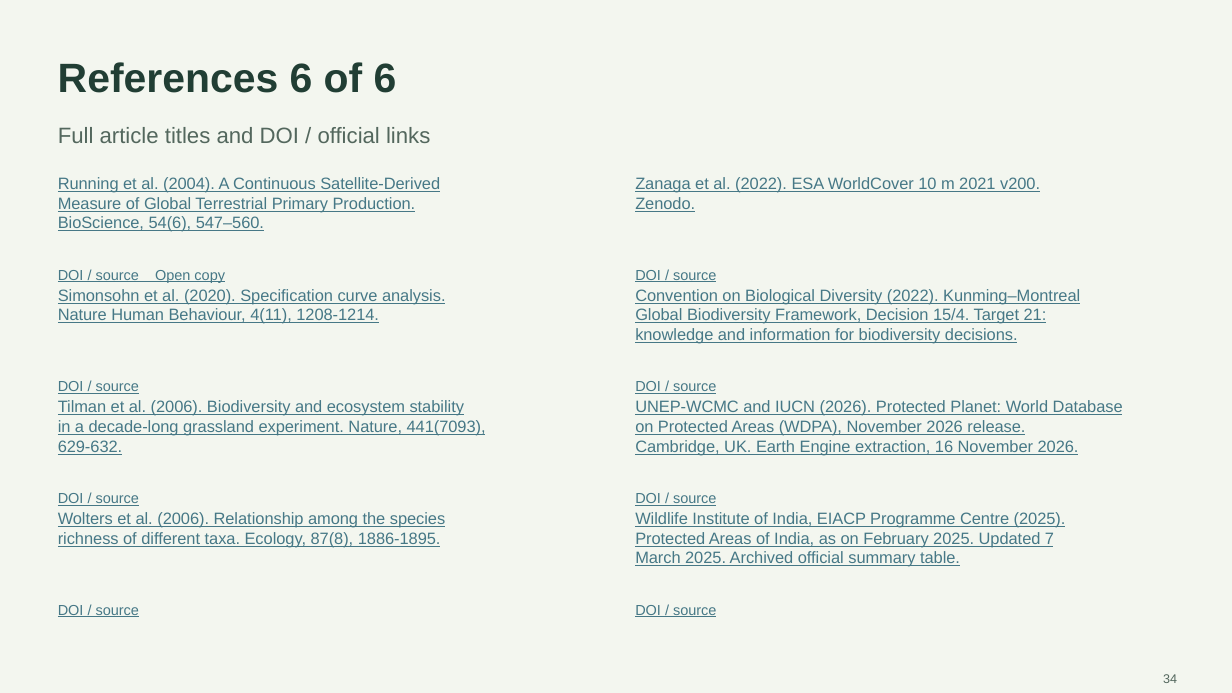
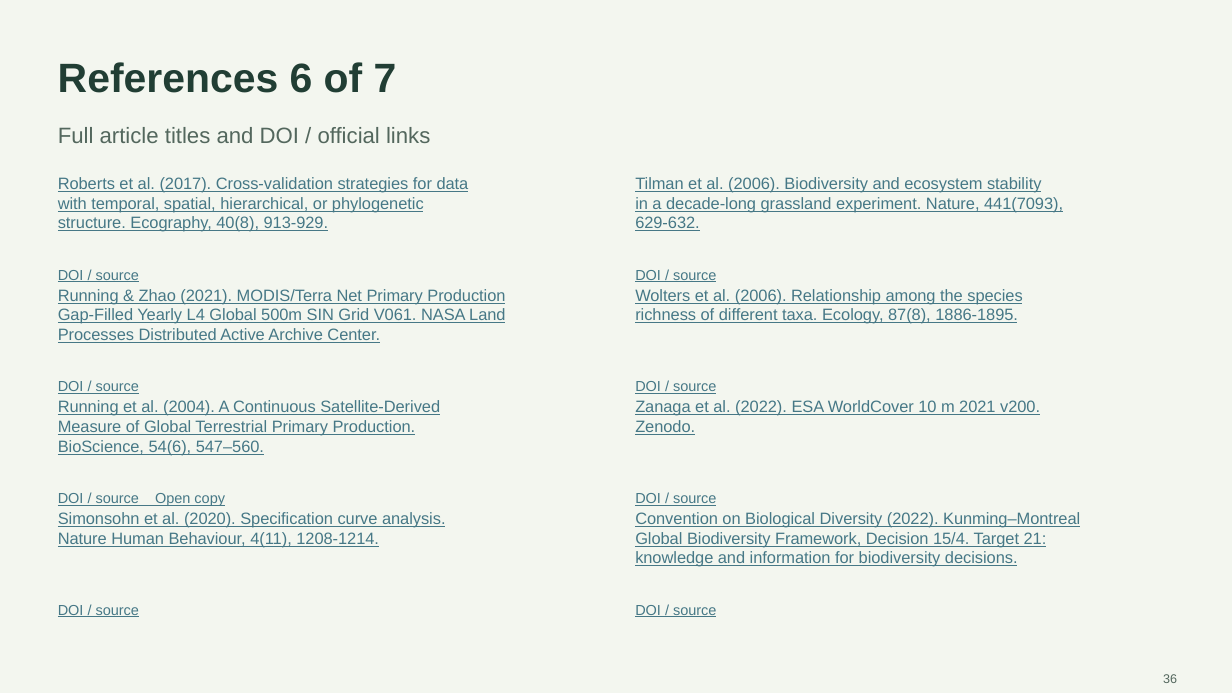
Before and after one commit to Devansh061105/Course-Project-EVST, a slide deck: slide 36 of presentation/final/Final_Evaluation_Biodiversity_Productivity.pptx (slide 34 before the commit). Drawn at 1232x693 pixels with LibreOffice and Linux fonts; fonts in the diff are those of the drawing. Boxes give left, top, right and bottom in pixels: in the first picture for what was removed or moved away, otherwise in the second. Text is boxed around its words. In the diff, an @@ line names an element or a change of style, - is before the commit and + after.

```diff
--- a/presentation/final/Final_Evaluation_Biodiversity_Productivity.pptx
+++ b/presentation/final/Final_Evaluation_Biodiversity_Productivity.pptx
@@ text at [58,62,397,93]: text changed @@
-References 6 of 6
+References 6 of 7
@@ text at [58,177,469,232]: text changed @@
-Running et al. (2004). A Continuous Satellite-Derived
-Measure of Global Terrestrial Primary Production.
-BioScience, 54(6), 547–560.
+Roberts et al. (2017). Cross‐validation strategies for data
+with temporal, spatial, hierarchical, or phylogenetic
+structure. Ecography, 40(8), 913-929.
@@ text at [635,177,1063,231]: text changed @@
-Zanaga et al. (2022). ESA WorldCover 10 m 2021 v200.
-Zenodo.
+Tilman et al. (2006). Biodiversity and ecosystem stability
+in a decade-long grassland experiment. Nature, 441(7093),
+629-632.
@@ text at [58,270,139,282]: text changed @@
-DOI / source Open copy
+DOI / source
@@ text at [58,289,505,343]: text changed @@
-Simonsohn et al. (2020). Specification curve analysis.
-Nature Human Behaviour, 4(11), 1208-1214.
+Running & Zhao (2021). MODIS/Terra Net Primary Production
+Gap-Filled Yearly L4 Global 500m SIN Grid V061. NASA Land
+Processes Distributed Active Archive Center.
@@ text at [635,289,1022,324]: text changed @@
-Convention on Biological Diversity (2022). Kunming–Montreal
-Global Biodiversity Framework, Decision 15/4. Target 21:
-knowledge and information for biodiversity decisions.
+Wolters et al. (2006). Relationship among the species
+richness of different taxa. Ecology, 87(8), 1886-1895.
@@ text at [58,400,440,455]: text changed @@
-Tilman et al. (2006). Biodiversity and ecosystem stability
-in a decade-long grassland experiment. Nature, 441(7093),
-629-632.
+Running et al. (2004). A Continuous Satellite-Derived
+Measure of Global Terrestrial Primary Production.
+BioScience, 54(6), 547–560.
@@ text at [635,400,1040,435]: text changed @@
-UNEP-WCMC and IUCN (2026). Protected Planet: World Database
-on Protected Areas (WDPA), November 2026 release.
-Cambridge, UK. Earth Engine extraction, 16 November 2026.
+Zanaga et al. (2022). ESA WorldCover 10 m 2021 v200.
+Zenodo.
@@ text at [58,493,225,506]: text changed @@
-DOI / source
+DOI / source Open copy
@@ text at [58,512,446,547]: text changed @@
-Wolters et al. (2006). Relationship among the species
-richness of different taxa. Ecology, 87(8), 1886-1895.
+Simonsohn et al. (2020). Specification curve analysis.
+Nature Human Behaviour, 4(11), 1208-1214.
@@ text at [635,512,1080,567]: text changed @@
-Wildlife Institute of India, EIACP Programme Centre (2025).
-Protected Areas of India, as on February 2025. Updated 7
-March 2025. Archived official summary table.
+Convention on Biological Diversity (2022). Kunming–Montreal
+Global Biodiversity Framework, Decision 15/4. Target 21:
+knowledge and information for biodiversity decisions.
@@ text at [1163,674,1177,683]: text changed @@
-34
+36
```
Also in this commit, not shown: 29 other slides changed, 9 slides added, 5 slides removed, 6 other files.
